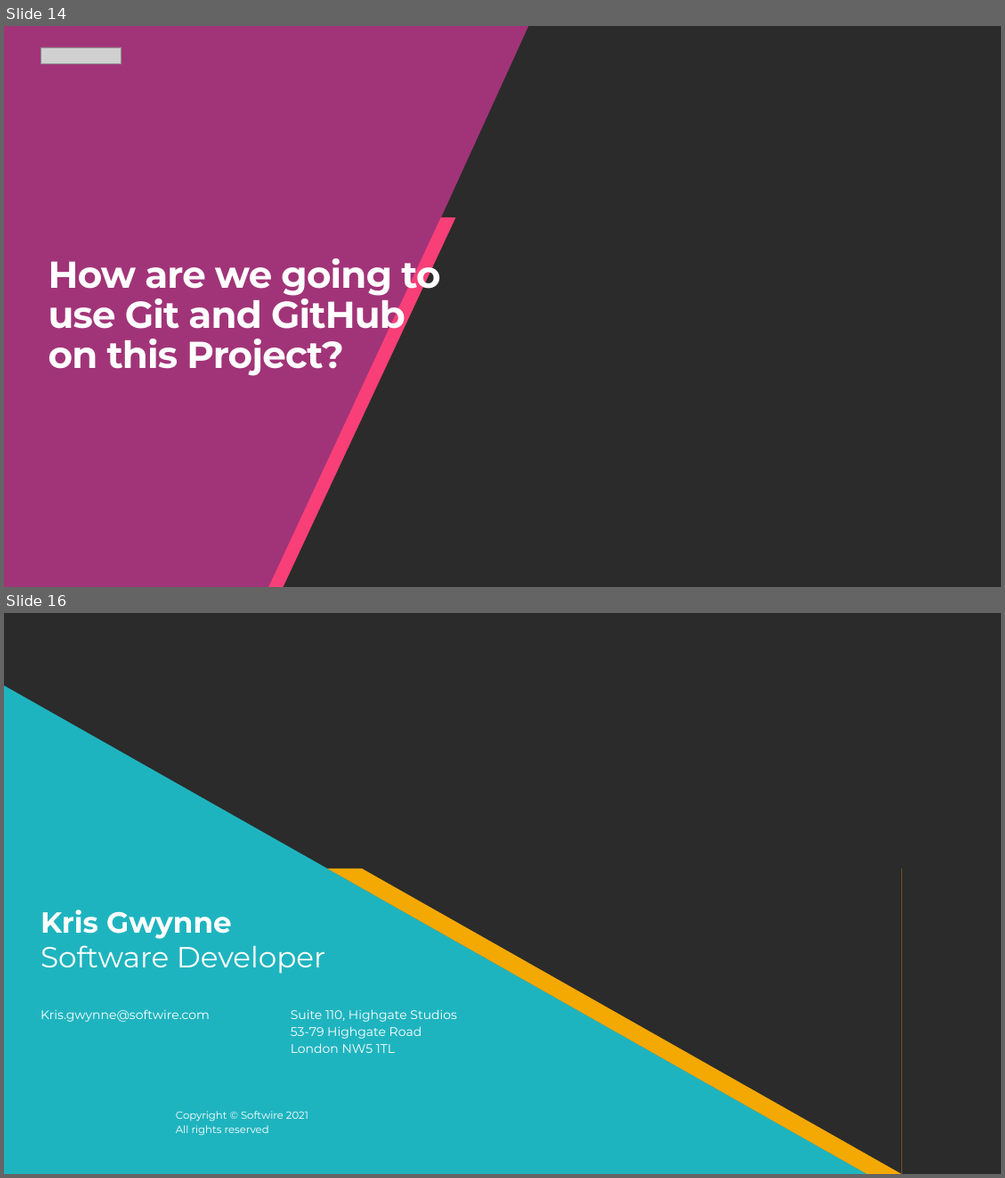
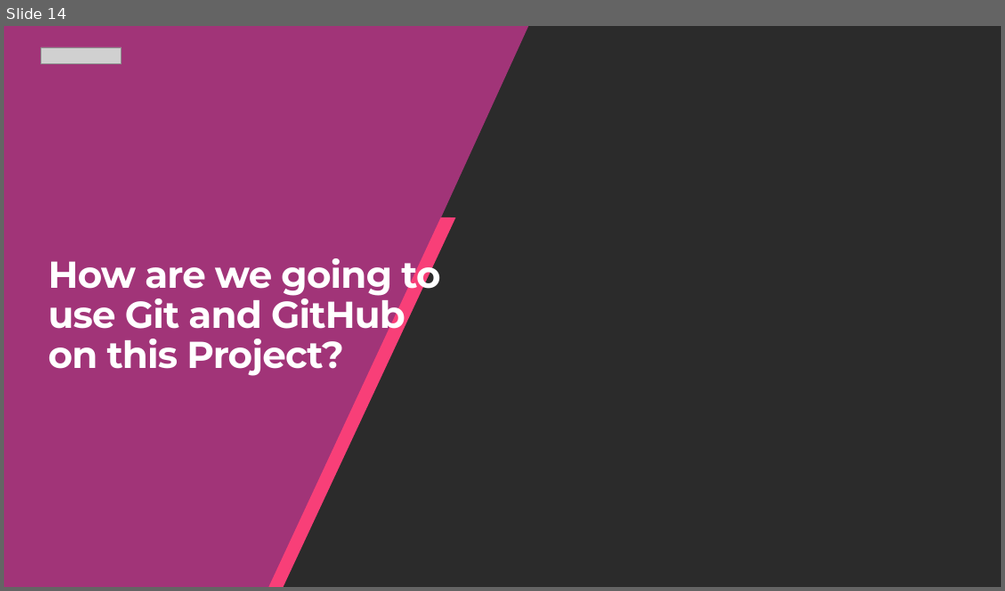
Before and after one commit to JordanEAbbottSoftwire/softwire-work-experience-oct-2024, a slide deck: presentations/vcs-git-and-github.pptx. Shown one above the other, each under a label of ours: slides 14 and 16 before the commit, slide 14 after it; the slides between them are not shown. The pictures are 1005x1178 and 1005x591 pixels, drawn with LibreOffice and Linux fonts; fonts in the diff are those of the drawing; grey boxes stand for pictures; background and template pictures are left out; a plain dark background stands for a picture behind light text. Boxes give left, top, right and bottom in pixels: in the first picture for what was removed or moved away, otherwise in the second. Text is boxed around its words. In the diff, an @@ line names an element or a change of style, - is before the commit and + after.

```diff
--- a/presentations/vcs-git-and-github.pptx
+++ b/presentations/vcs-git-and-github.pptx
@@ slide 16 removed at [4, 613, 1001, 1174], background picture (left out) @@
@@ right triangle removed at [4, 686, 867, 1174] @@
@@ freeform shape removed at [327, 868, 901, 1174] @@
@@ text removed at [40, 909, 325, 973] @@
-Kris Gwynne
-  Software Developer
@@ text removed at [40, 1009, 210, 1022] @@
-Kris.gwynne@softwire.com
@@ text removed at [291, 1009, 457, 1053] @@
-Suite 110, Highgate Studios
-53-79 Highgate Road
-London NW5 1TL
@@ text removed at [176, 1111, 308, 1135] @@
-Copyright © Softwire 2021
-All rights reserved
```
Also in this commit, not shown: 2 slides changed, 1 other file.
